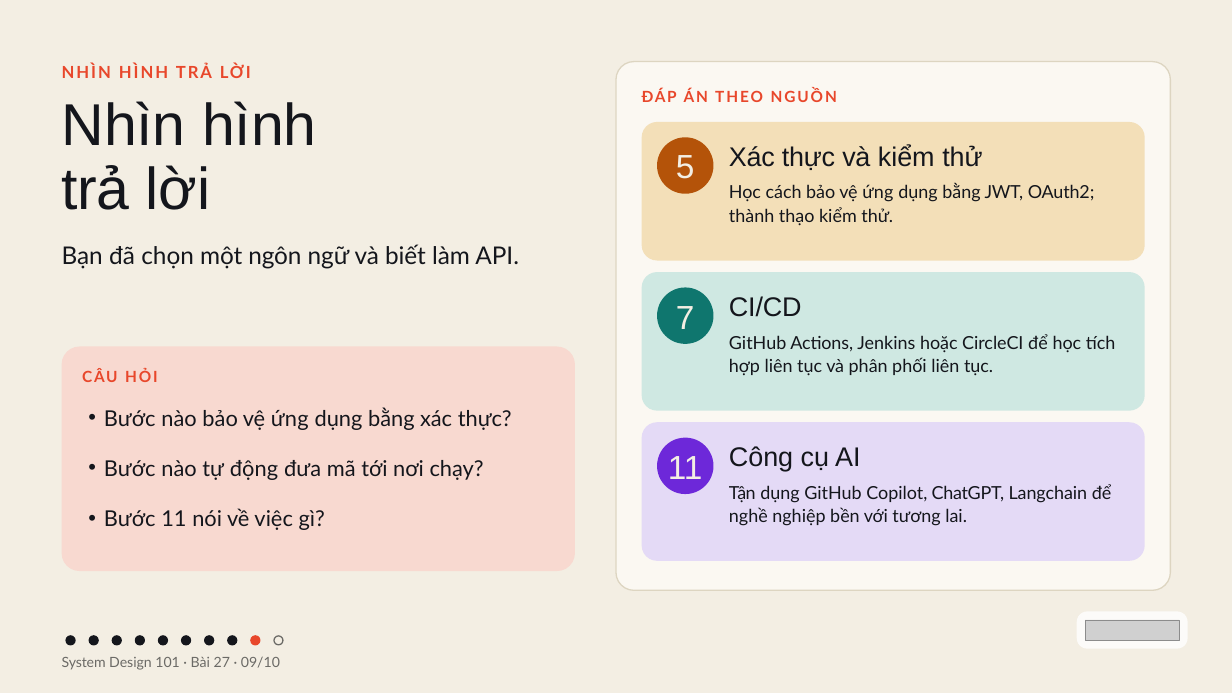
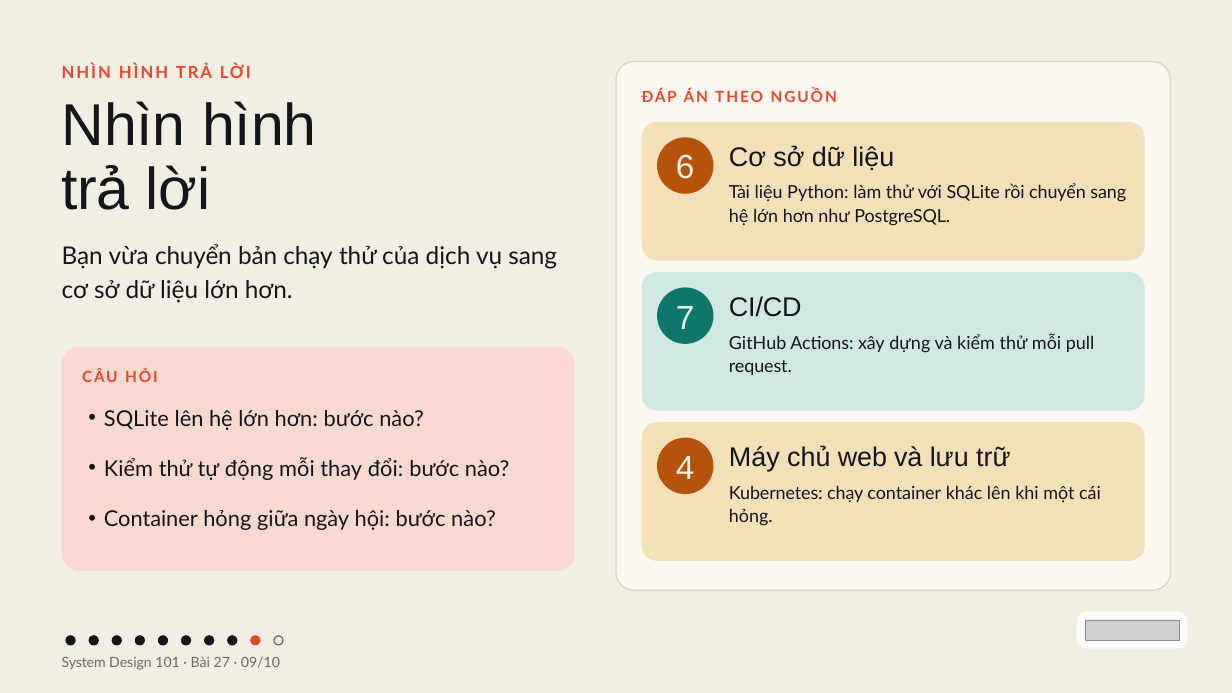
Before and after one commit to vohoailinh90/tool-marketing-studio, a slide deck: slide 9 of system-design-101/vi/lessons/sd-10-027/slides/sd-10-027.pptx. Drawn at 1232x693 pixels with LibreOffice and Linux fonts; fonts in the diff are those of the drawing; grey boxes stand for pictures. Boxes give left, top, right and bottom in pixels: in the first picture for what was removed or moved away, otherwise in the second. Text is boxed around its words. In the diff, an @@ line names an element or a change of style, - is before the commit and + after.

```diff
--- a/system-design-101/vi/lessons/sd-10-027/slides/sd-10-027.pptx
+++ b/system-design-101/vi/lessons/sd-10-027/slides/sd-10-027.pptx
@@ text at (729, 145, 894, 170): text changed @@
-Xác thực và kiểm thử
+Cơ sở dữ liệu
@@ text in rounded rectangle at (676, 154, 695, 179): text changed @@
-5
+6
@@ text at (729, 183, 1126, 226): text changed @@
-Học cách bảo vệ ứng dụng bằng JWT, OAuth2; thành thạo kiểm thử.
+Tài liệu Python: làm thử với SQLite rồi chuyển sang hệ lớn hơn như PostgreSQL.
@@ text at (62, 244, 557, 303): text changed @@
-Bạn đã chọn một ngôn ngữ và biết làm API.
+Bạn vừa chuyển bản chạy thử của dịch vụ sang cơ sở dữ liệu lớn hơn.
@@ text at (729, 333, 1095, 375): text changed @@
-GitHub Actions, Jenkins hoặc CircleCI để học tích hợp liên tục và phân phối liên tục.
+GitHub Actions: xây dựng và kiểm thử mỗi pull request.
@@ text at (104, 410, 510, 530): text changed @@
-• Bước nào bảo vệ ứng dụng bằng xác thực?
-• Bước nào tự động đưa mã tới nơi chạy?
-• Bước 11 nói về việc gì?
+• SQLite lên hệ lớn hơn: bước nào?
+• Kiểm thử tự động mỗi thay đổi: bước nào?
+• Container hỏng giữa ngày hội: bước nào?
@@ rounded rectangle at (642, 422, 1145, 561): fill #E4DAF6 to #F3DFB8 @@
@@ rounded rectangle "4" at (657, 437, 714, 494): fill #6D28D9 to #B45309 @@
@@ text at (729, 445, 1010, 471): text changed @@
-Công cụ AI
+Máy chủ web và lưu trữ
@@ text in rounded rectangle at (676, 456, 695, 479): text changed @@
-11
+4
@@ text at (729, 485, 1101, 526): text changed @@
-Tận dụng GitHub Copilot, ChatGPT, Langchain để nghề nghiệp bền với tương lai.
+Kubernetes: chạy container khác lên khi một cái hỏng.
```
Also in this commit, not shown: 9 other slides changed.
